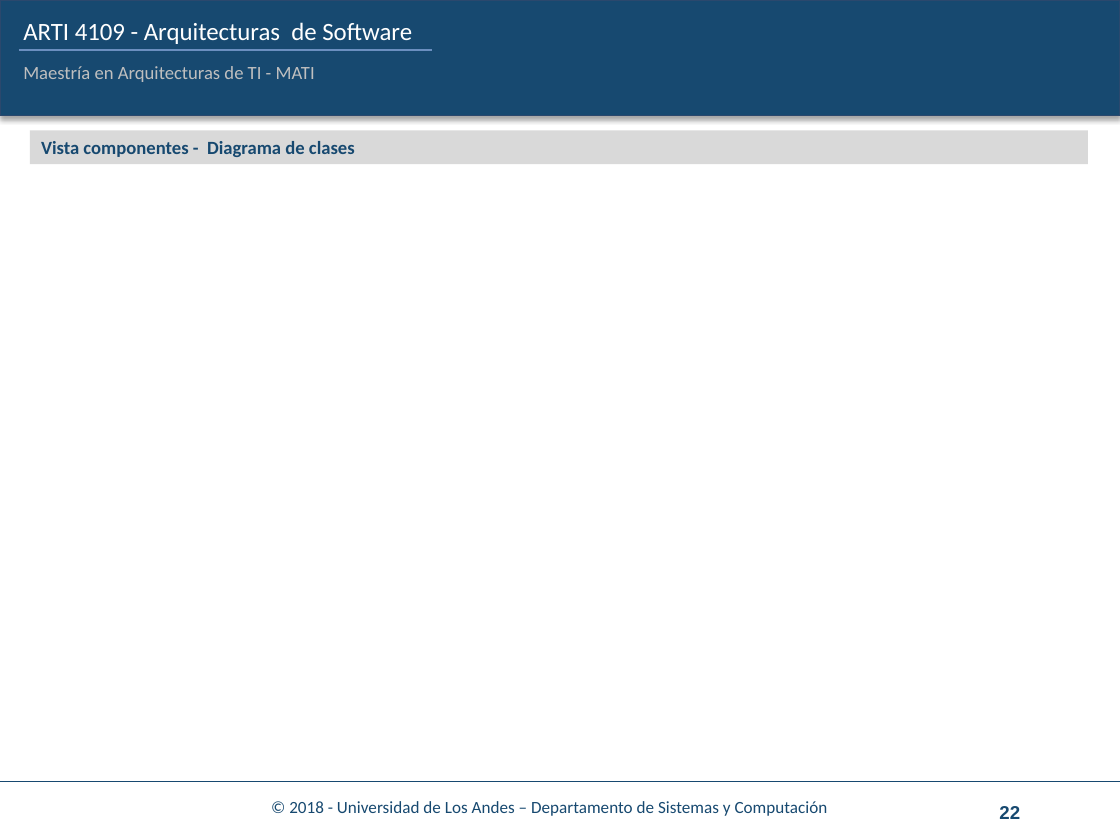
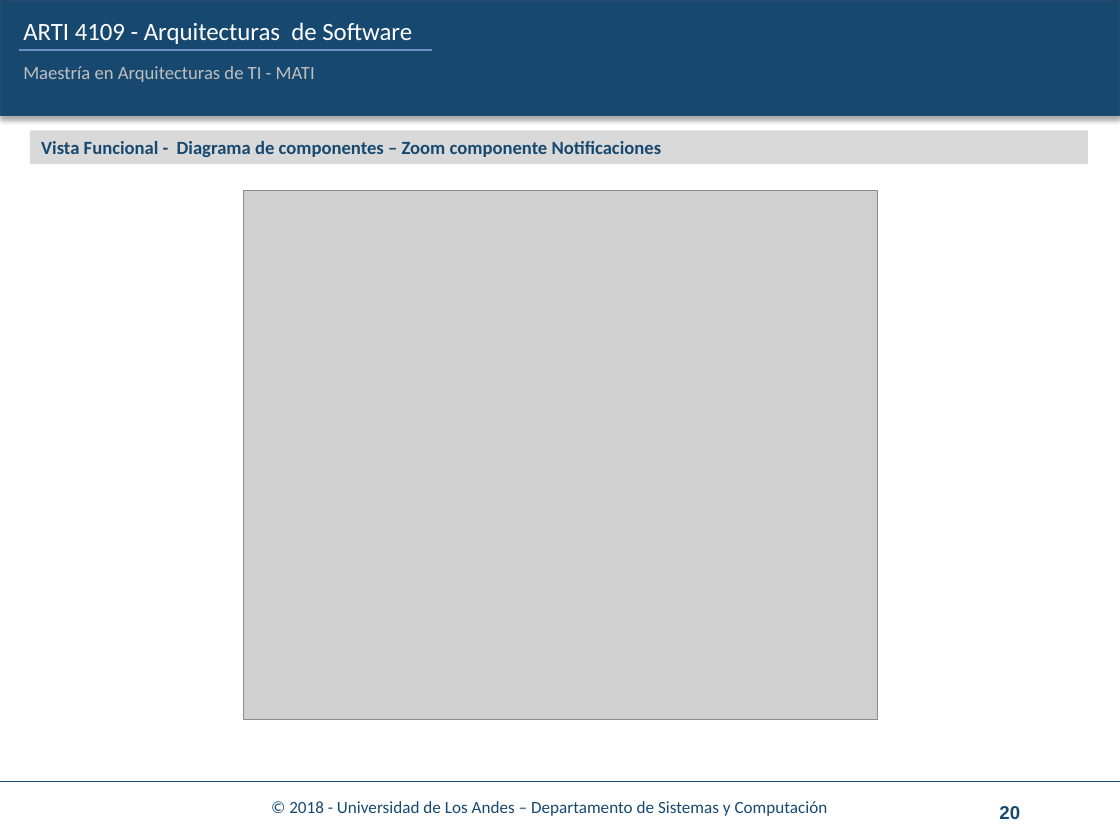
Before and after one commit to juanforo31/Reto1_ASRs_Grupo5, a slide deck: slide 20 of Cuaderno_trabajo/ARTI-4109-4-CuadernoTrabajo-Reto1_desarrollo.pptx (slide 22 before the commit). Drawn at 1120x840 pixels with LibreOffice and Linux fonts; fonts in the diff are those of the drawing; grey boxes stand for pictures; background and template pictures are left out. Boxes give left, top, right and bottom in pixels: in the first picture for what was removed or moved away, otherwise in the second. Text is boxed around its words. In the diff, an @@ line names an element or a change of style, - is before the commit and + after.

Commit message:
Se agregan diagramas, video y presentación

```diff
--- a/Cuaderno_trabajo/ARTI-4109-4-CuadernoTrabajo-Reto1_desarrollo.pptx
+++ b/Cuaderno_trabajo/ARTI-4109-4-CuadernoTrabajo-Reto1_desarrollo.pptx
@@ text in rectangle at (41, 141, 662, 157): text changed @@
-Vista componentes - Diagrama de clases
+Vista Funcional - Diagrama de componentes – Zoom componente Notificaciones
@@ picture added at (243, 190, 878, 719) @@
@@ page number at (999, 806, 1020, 819): text changed @@
-22
+20
```
Also in this commit, not shown: 3 other slides changed, 1 slide removed, 7 other files.
